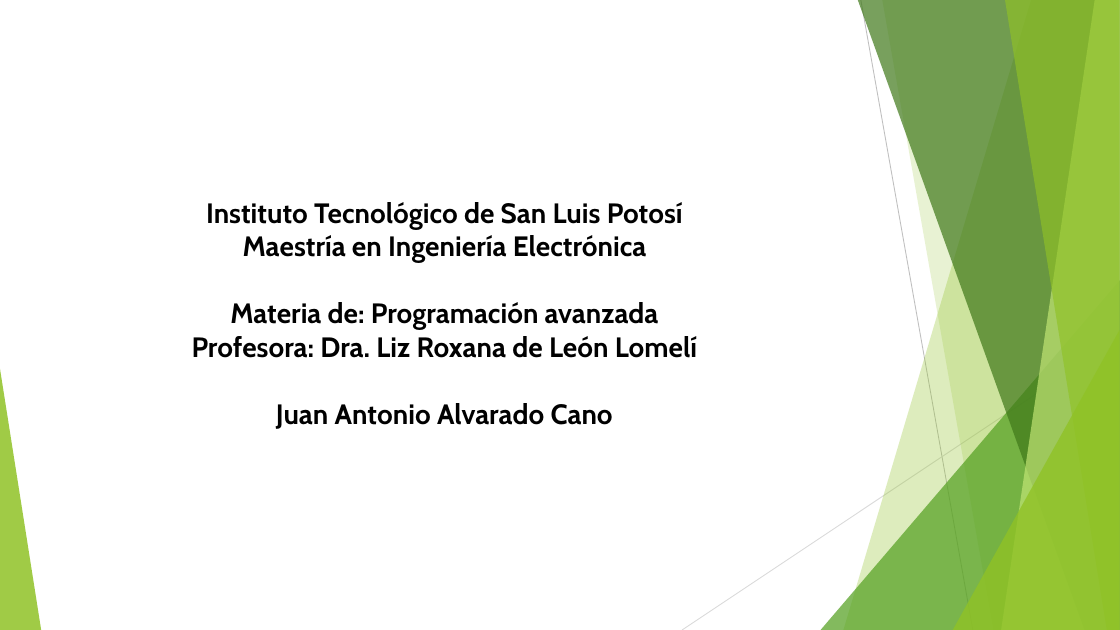
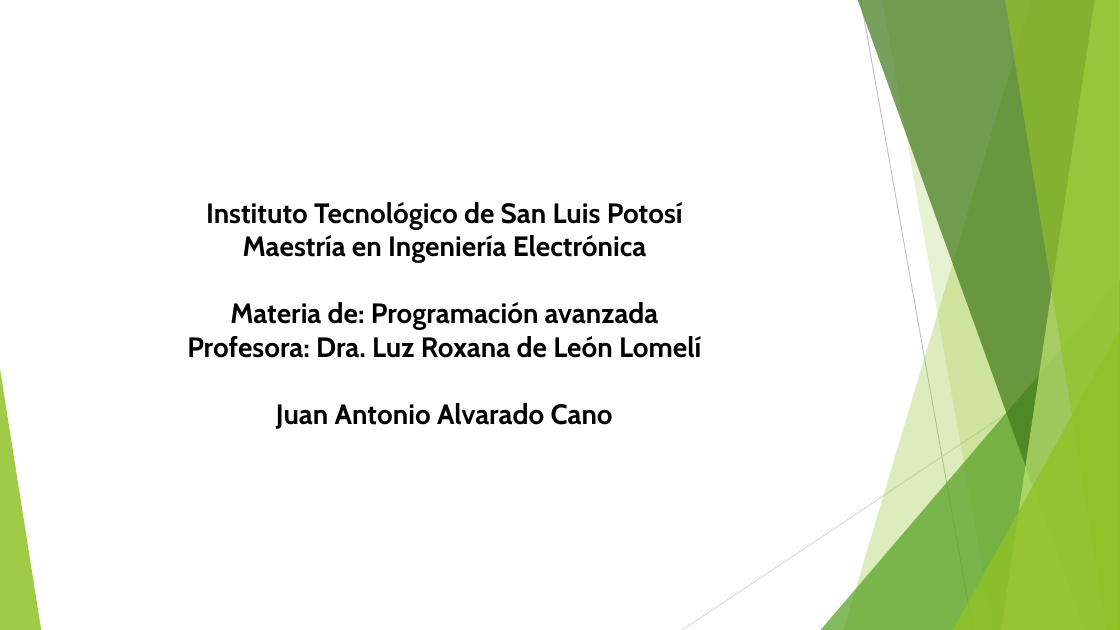
Before and after one commit to JAntonioAC/Programaci-nAvanzada, a slide deck: slide 1 of Correlación/Estadística_COVID.pptx. Drawn at 1120x630 pixels with LibreOffice and Linux fonts; fonts in the diff are those of the drawing. Boxes give left, top, right and bottom in pixels: in the first picture for what was removed or moved away, otherwise in the second. Text is boxed around its words. In the diff, an @@ line names an element or a change of style, - is before the commit and + after.

```diff
--- a/Correlación/Estadística_COVID.pptx
+++ b/Correlación/Estadística_COVID.pptx
@@ text at (187,336,701,358): text changed @@
-Profesora: Dra. Liz Roxana de León Lomelí
+Profesora: Dra. Luz Roxana de León Lomelí
```
